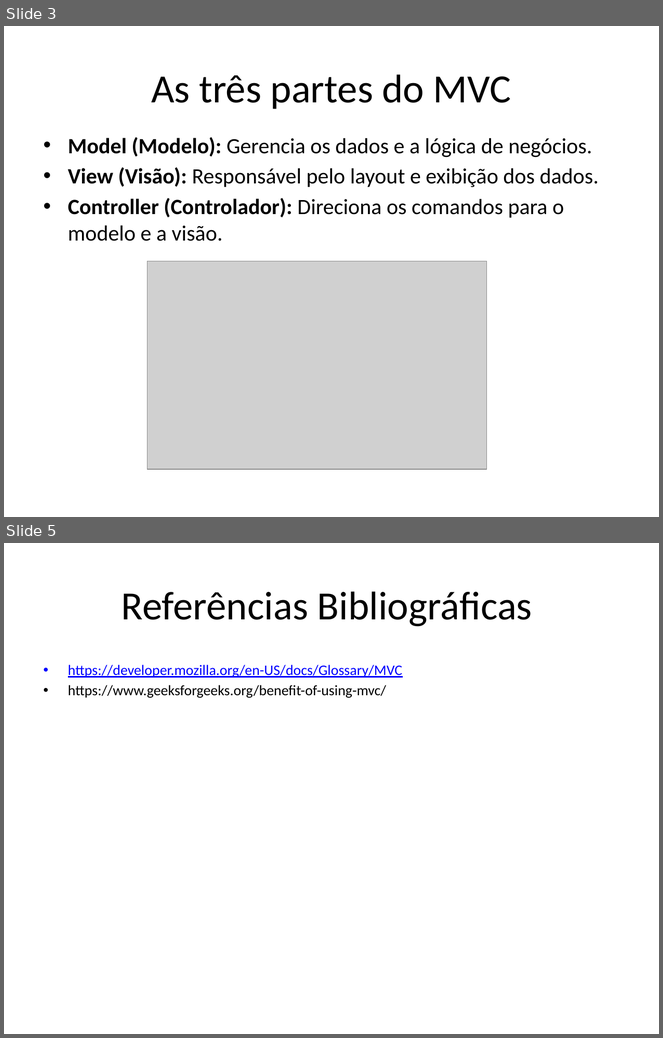
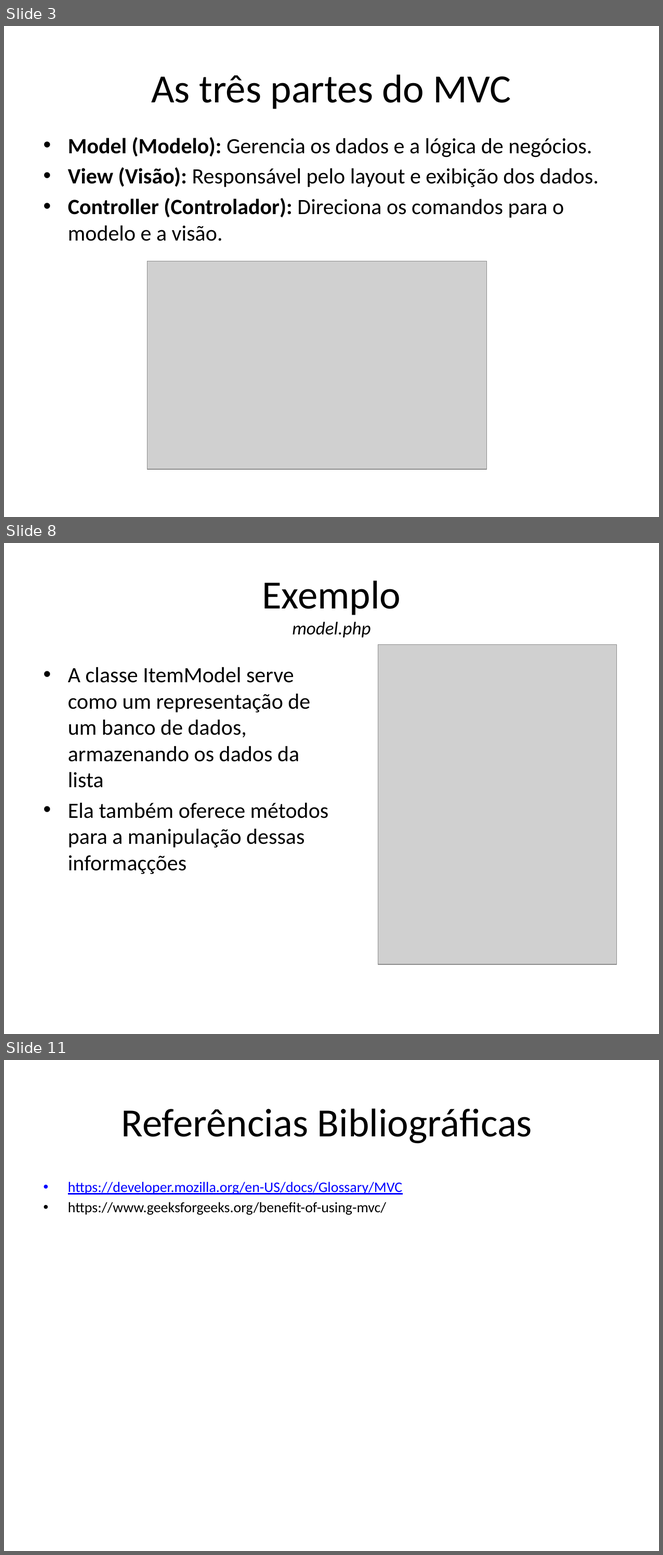
Before and after one commit to muriloHx/trabalho-mvc, a slide deck: slides/mvc.pptx. Shown one above the other, each under a label of ours: slides 3 and 5 before the commit, slides 3, 8 and 11 after it; the slides between them are not shown. The pictures are 663x1038 and 663x1555 pixels, drawn with LibreOffice and Linux fonts; fonts in the diff are those of the drawing; grey boxes stand for pictures. Boxes give left, top, right and bottom in pixels: in the first picture for what was removed or moved away, otherwise in the second. Text is boxed around its words. In the diff, an @@ line names an element or a change of style, - is before the commit and + after.

```diff
--- a/slides/mvc.pptx
+++ b/slides/mvc.pptx
@@ slide 8 added at (x1=4, y1=543, x2=659, y2=1034), background #FFFFFF @@
@@ title added at (x1=262, y1=580, x2=401, y2=638), 20 pt, text #000000, italic @@
+Exemplo
+model.php
@@ picture added at (x1=378, y1=644, x2=617, y2=965) @@
@@ text added at (x1=68, y1=667, x2=329, y2=874), 24 pt, text #000000 @@
+• A classe ItemModel serve como um representação de um banco de dados, armazenando os dados da lista
+• Ela também oferece métodos para a manipulação dessas informaçções
@@ what was slide 5 is now slide 11 @@
```
Also in this commit, not shown: 6 other slides added, 1 slide removed.
